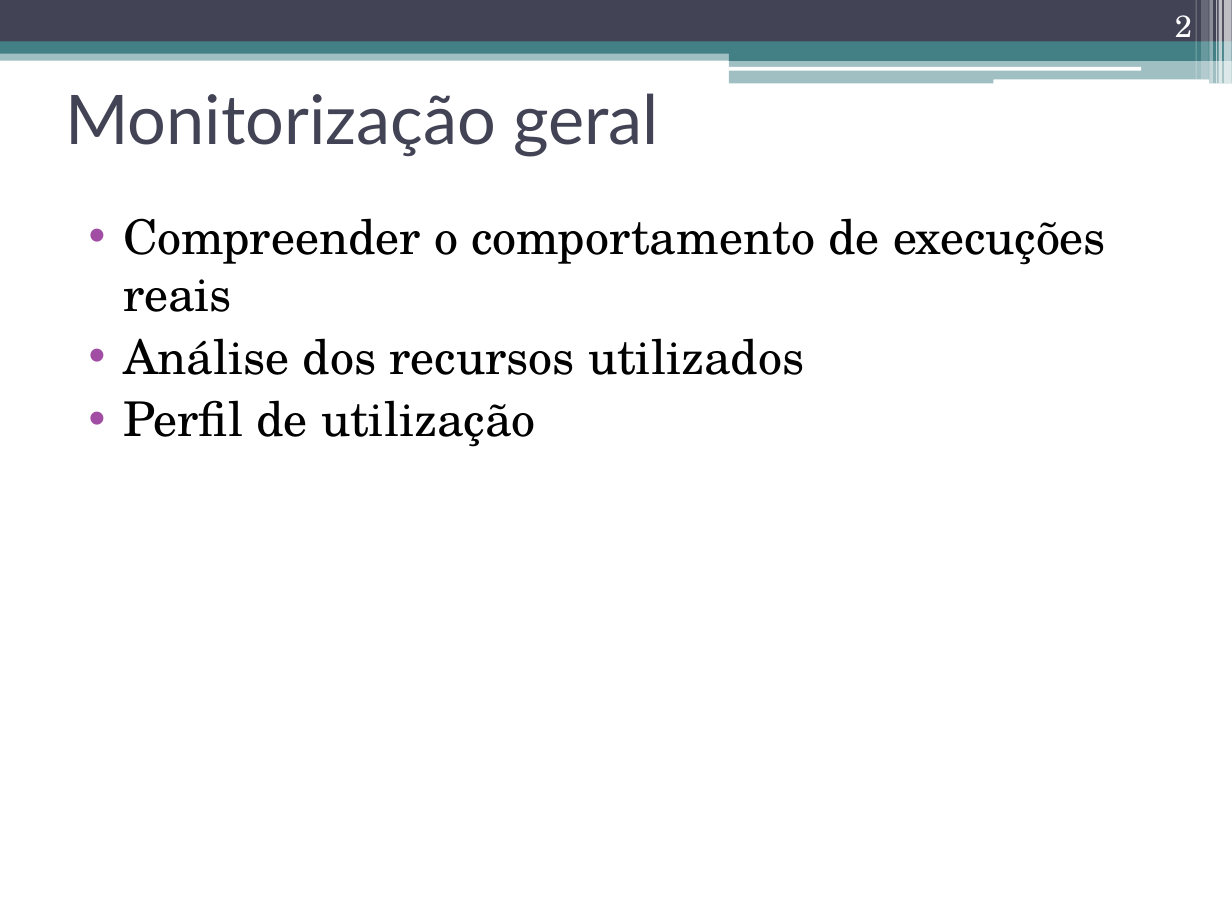
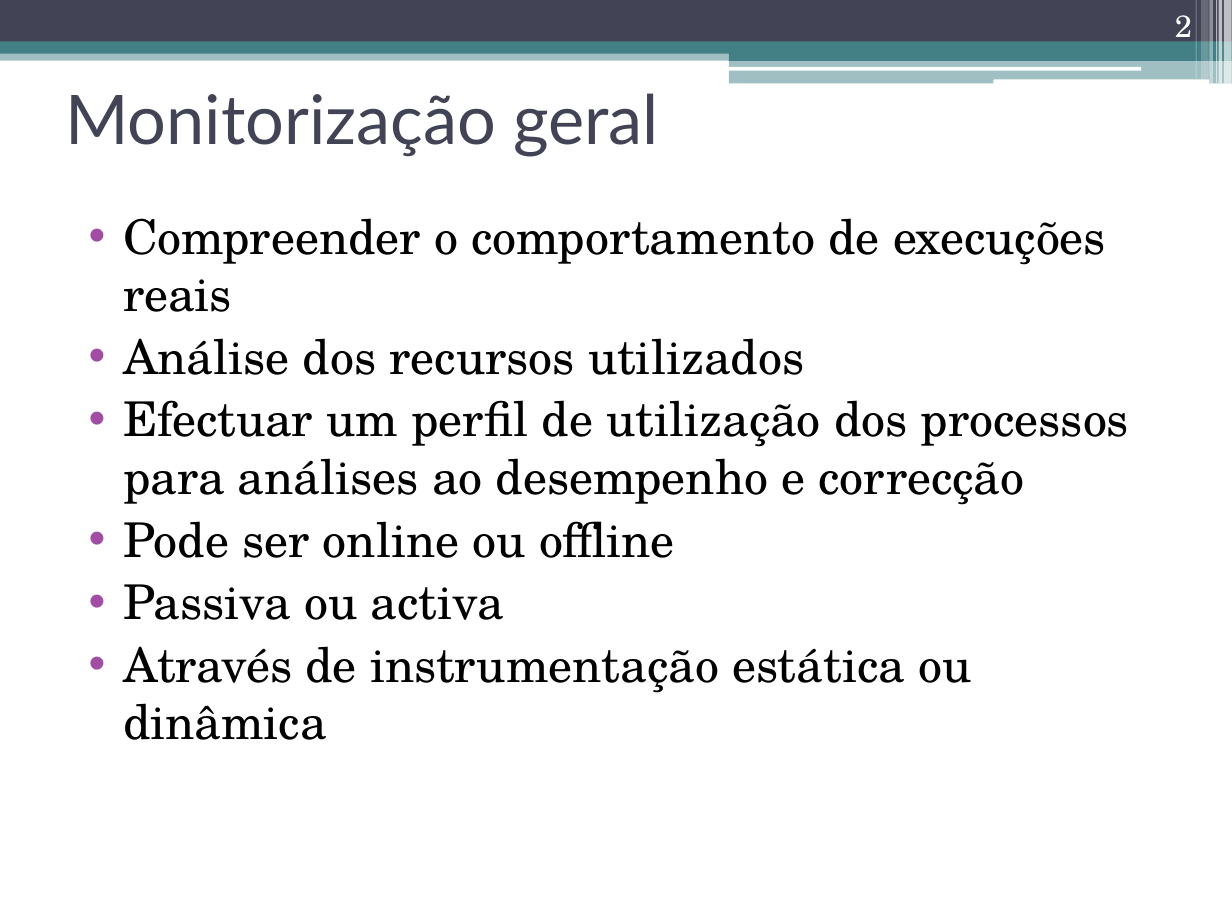
Before and after one commit to nunogmartins/cap_dissertation, a slide deck: slide 2 of doc/apresentacao_dissertacao.pptx. Drawn at 1232x924 pixels with LibreOffice and Linux fonts; fonts in the diff are those of the drawing. Boxes give left, top, right and bottom in pixels: in the first picture for what was removed or moved away, otherwise in the second. Text is boxed around its words. In the diff, an @@ line names an element or a change of style, - is before the commit and + after.

```diff
--- a/doc/apresentacao_dissertacao.pptx
+++ b/doc/apresentacao_dissertacao.pptx
@@ text at [123, 400, 1129, 740]: text changed @@
-• Perfil de utilização
+• Efectuar um perfil de utilização dos processos para análises ao desempenho e correcção
+• Pode ser online ou offline
+• Passiva ou activa
+• Através de instrumentação estática ou dinâmica
```
Also in this commit, not shown: 4 other slides changed.
